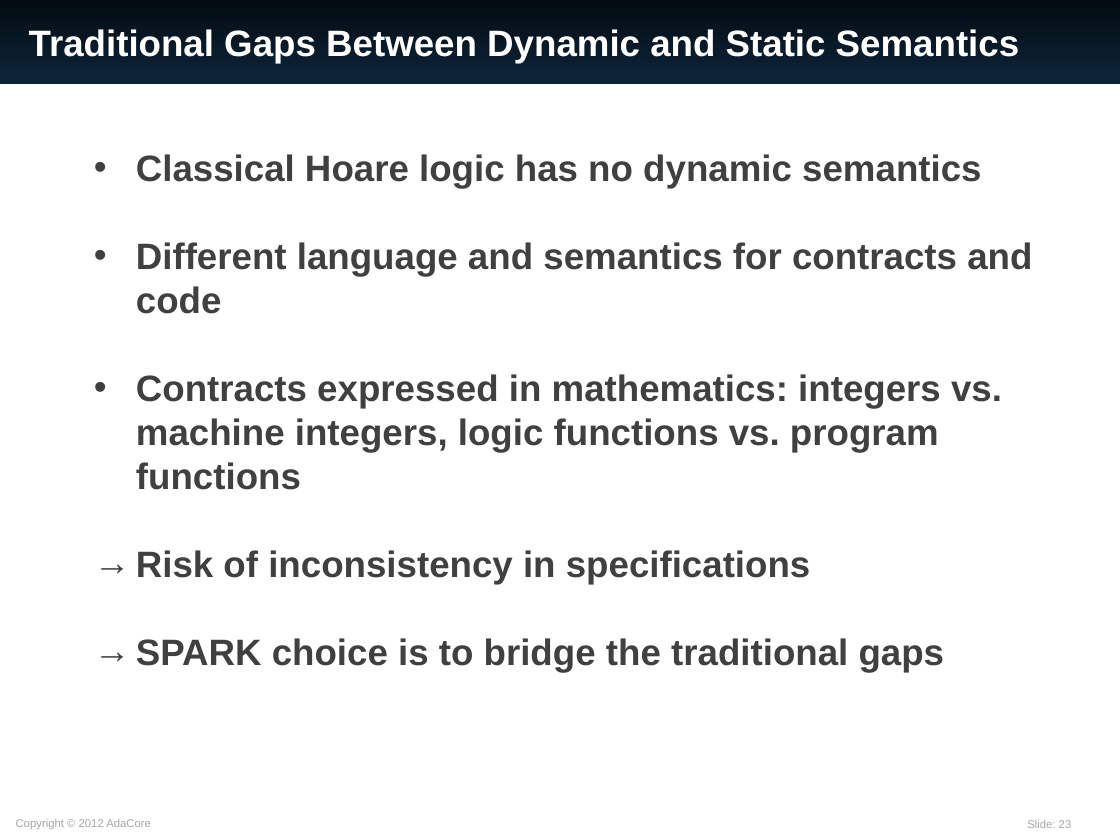
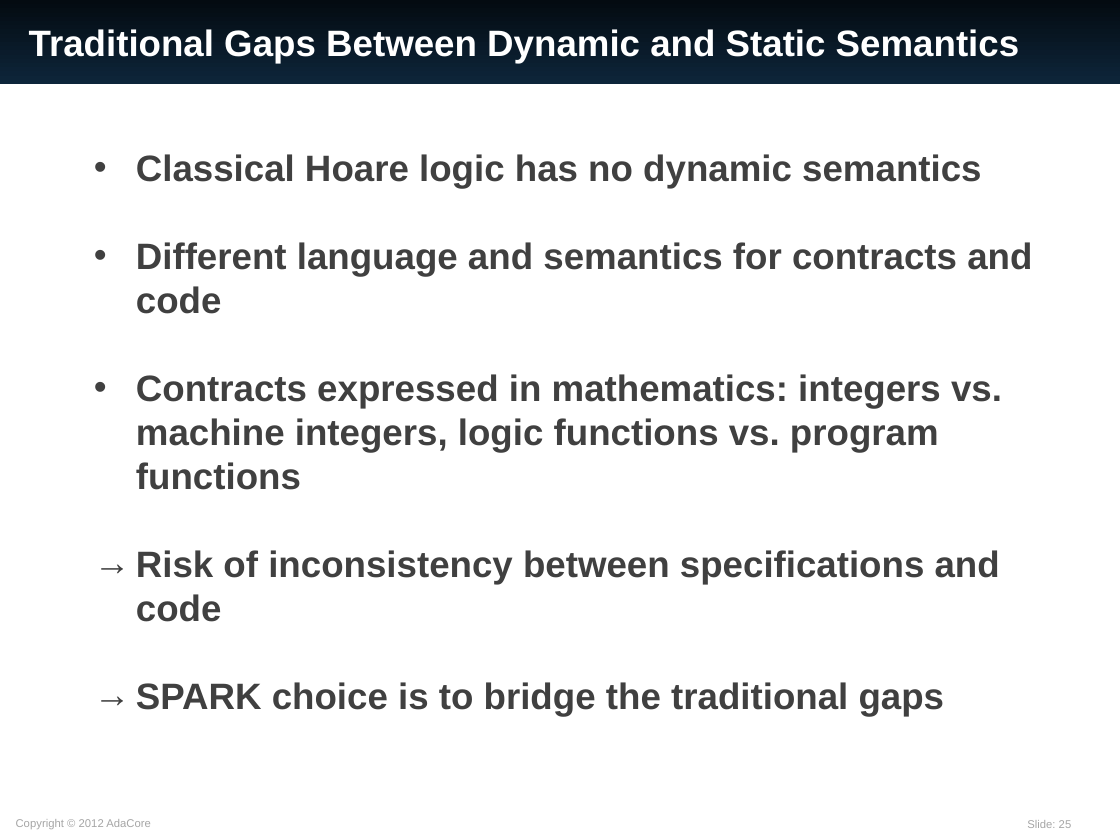
Before and after one commit to AdaCore/spark2014, a slide deck: slide 25 of slides/EASA_20160309/SPARK_2014.ppt (slide 23 before the commit). Drawn at 1120x840 pixels with LibreOffice and Linux fonts; fonts in the diff are those of the drawing. Boxes give left, top, right and bottom in pixels: in the first picture for what was removed or moved away, otherwise in the second. Text is boxed around its words. In the diff, an @@ line names an element or a change of style, - is before the commit and + after.

```diff
--- a/slides/EASA_20160309/SPARK_2014.ppt
+++ b/slides/EASA_20160309/SPARK_2014.ppt
@@ text at [136, 550, 1000, 622]: text changed @@
-→ Risk of inconsistency in specifications
+→ Risk of inconsistency between specifications and code
```
Also in this commit, not shown: 9 other slides changed, 3 slides added.
